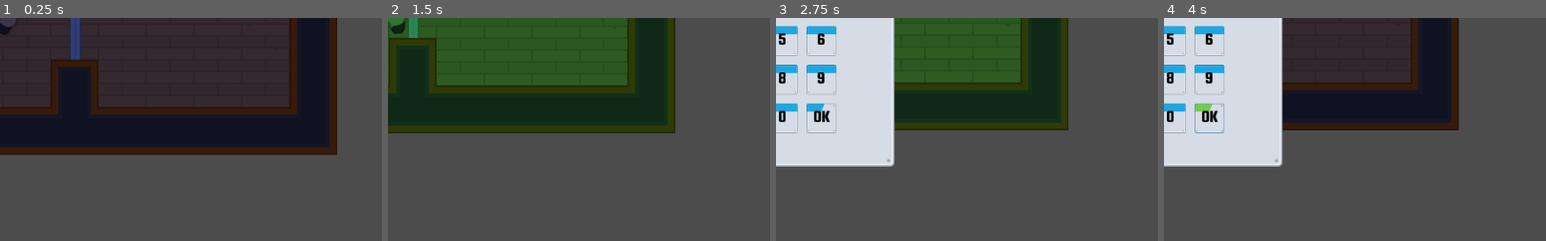
Above: before the commit, frames 1-4 (left to right).
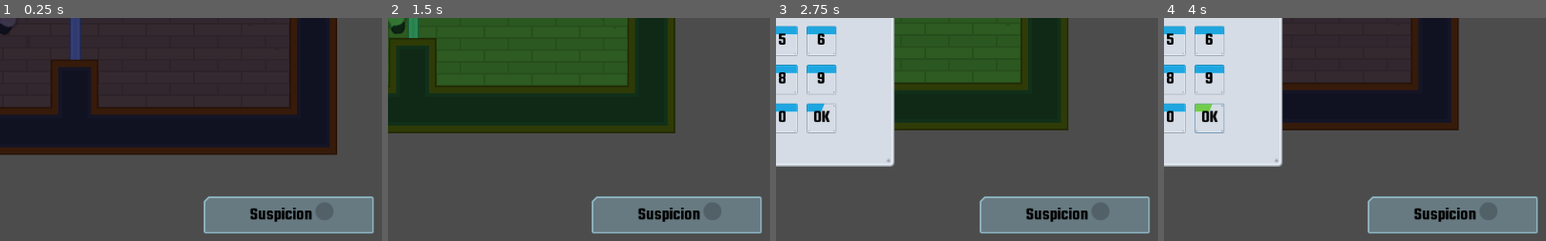
Above: after the commit, the same moments.

Repository: fruitdude/godot-heist-meisters
Game: Godot game, scene res://Scenes/Level1.tscn
The game is run twice, just before and just after one commit, with the same random seed, the same clock (stepped at 60 frames per second) and the same inputs.
Inputs (mouse positions are % of the whole screen's width and height, from its top left):
- Up to frame 1 (0.25 s): no input
- Up to frame 2 (1.5 s): tap Enter at 0.5 s; move the mouse to (72, 45) at 0.52 s; hold D (move_right) 0.53-1.28 s; tap E (interact) at 0.6 s; move the mouse to (30, 55) at 1.27 s; hold S (move_down) from 1.28 s (still down); tap Space (toggle_visionmode) at 1.35 s
- Up to frame 3 (2.75 s): tap Space (toggle_visionmode) at 2 s; move the mouse to (60, 28) at 2.02 s; release S (move_down) at 2.03 s; hold D (move_right) from 2.03 s (still down); tap E (interact) at 2.1 s
- Up to frame 4 (4 s): release D (move_right) at 2.75 s; click "OK" at 2.75 s; click "OK" at 3.5 s
The pictures show only the part of the screen within x 49-99%, y 50-100%; the shares and areas given below are measured in that part.

The runs differ from the first frame. In frame 1, 7.3% of the frame differs, in the area x 53-98%, y 79-97%; in frame 2, 7.3%; in frame 3, 7.3%; in frame 4, 7.3%.

Commit message:
added gui an attached a progress  bar

Diff:
--- /dev/null
+++ b/Scenes/GUI.tscn
@@ -0,0 +1,56 @@
+[gd_scene load_steps=5 format=2]
+
+[ext_resource path="res://Scenes/Theme.tres" type="Theme" id=1]
+[ext_resource path="res://GFX/Interface/PNG/glassPanel_cornerTL.png" type="Texture" id=2]
+[ext_resource path="res://GFX/Interface/PNG/dot_shadow.png" type="Texture" id=3]
+[ext_resource path="res://GFX/Interface/PNG/dotWhite.png" type="Texture" id=4]
+
+[node name="GUI" type="CanvasLayer"]
+
+[node name="Control" type="Control" parent="."]
+anchor_right = 1.0
+anchor_bottom = 1.0
+mouse_filter = 2
+theme = ExtResource( 1 )
+
+[node name="NinePatchRect" type="NinePatchRect" parent="Control"]
+anchor_left = 1.0
+anchor_top = 1.0
+anchor_right = 1.0
+anchor_bottom = 1.0
+margin_left = -248.0
+margin_top = -60.0
+margin_right = -20.0
+margin_bottom = -10.0
+texture = ExtResource( 2 )
+patch_margin_left = 15
+patch_margin_top = 15
+patch_margin_right = 15
+patch_margin_bottom = 15
+
+[node name="CenterContainer" type="CenterContainer" parent="Control/NinePatchRect"]
+margin_left = 14.0
+margin_top = 5.0
+margin_right = 223.0
+margin_bottom = 46.0
+size_flags_horizontal = 3
+
+[node name="HBoxContainer" type="HBoxContainer" parent="Control/NinePatchRect/CenterContainer"]
+margin_left = 48.0
+margin_top = 3.0
+margin_right = 160.0
+margin_bottom = 38.0
+alignment = 1
+
+[node name="Label" type="Label" parent="Control/NinePatchRect/CenterContainer/HBoxContainer"]
+margin_right = 84.0
+margin_bottom = 35.0
+text = "Suspicion"
+
+[node name="TextureProgress" type="TextureProgress" parent="Control/NinePatchRect/CenterContainer/HBoxContainer"]
+margin_left = 88.0
+margin_right = 112.0
+margin_bottom = 35.0
+texture_under = ExtResource( 3 )
+texture_progress = ExtResource( 4 )
+fill_mode = 4
--- a/Scenes/Level1.tscn
+++ b/Scenes/Level1.tscn
@@ -8,6 +8,7 @@
 [ext_resource path="res://Scenes/SecurityCamera.tscn" type="PackedScene" id=6]
 [ext_resource path="res://Scenes/Guard.tscn" type="PackedScene" id=7]
 [ext_resource path="res://Scenes/VisionMode.tscn" type="PackedScene" id=8]
+[ext_resource path="res://Scenes/GUI.tscn" type="PackedScene" id=9]
 
 [sub_resource type="OccluderPolygon2D" id=1]
 polygon = PoolVector2Array( 0, 0, 64, 0, 64, 64, 0, 64 )
@@ -917,4 +918,6 @@
 rotation = 1.5708
 
 [node name="VisionMode" parent="." instance=ExtResource( 8 )]
+
+[node name="GUI" parent="." instance=ExtResource( 9 )]
 [connection signal="combination" from="Computers/Computer" to="Doors/LockedDoor" method="_on_Computer_combination"]
Not shown: 1 places in Scenes/Level1.tscn that only renumber resources
